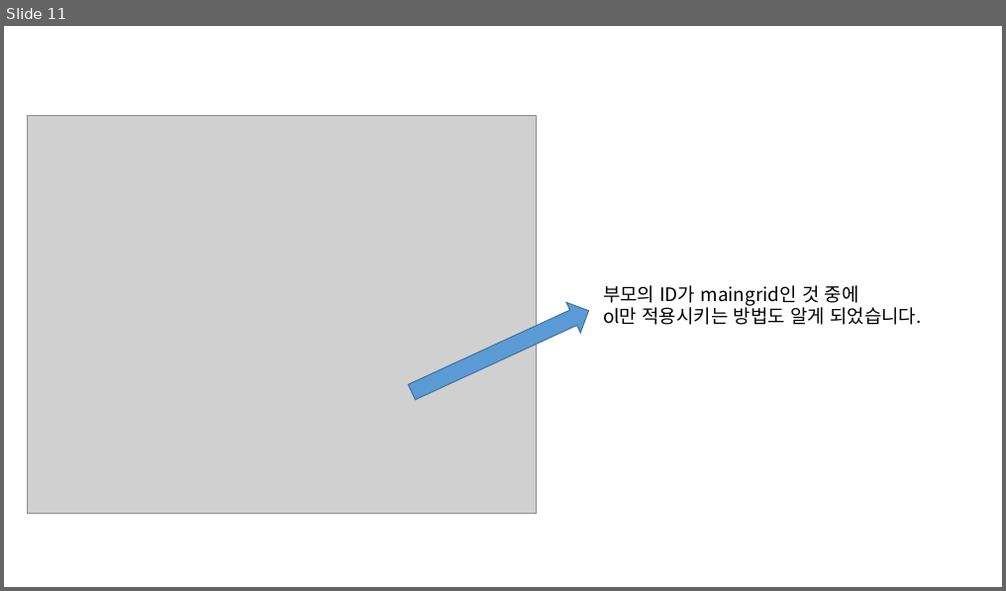
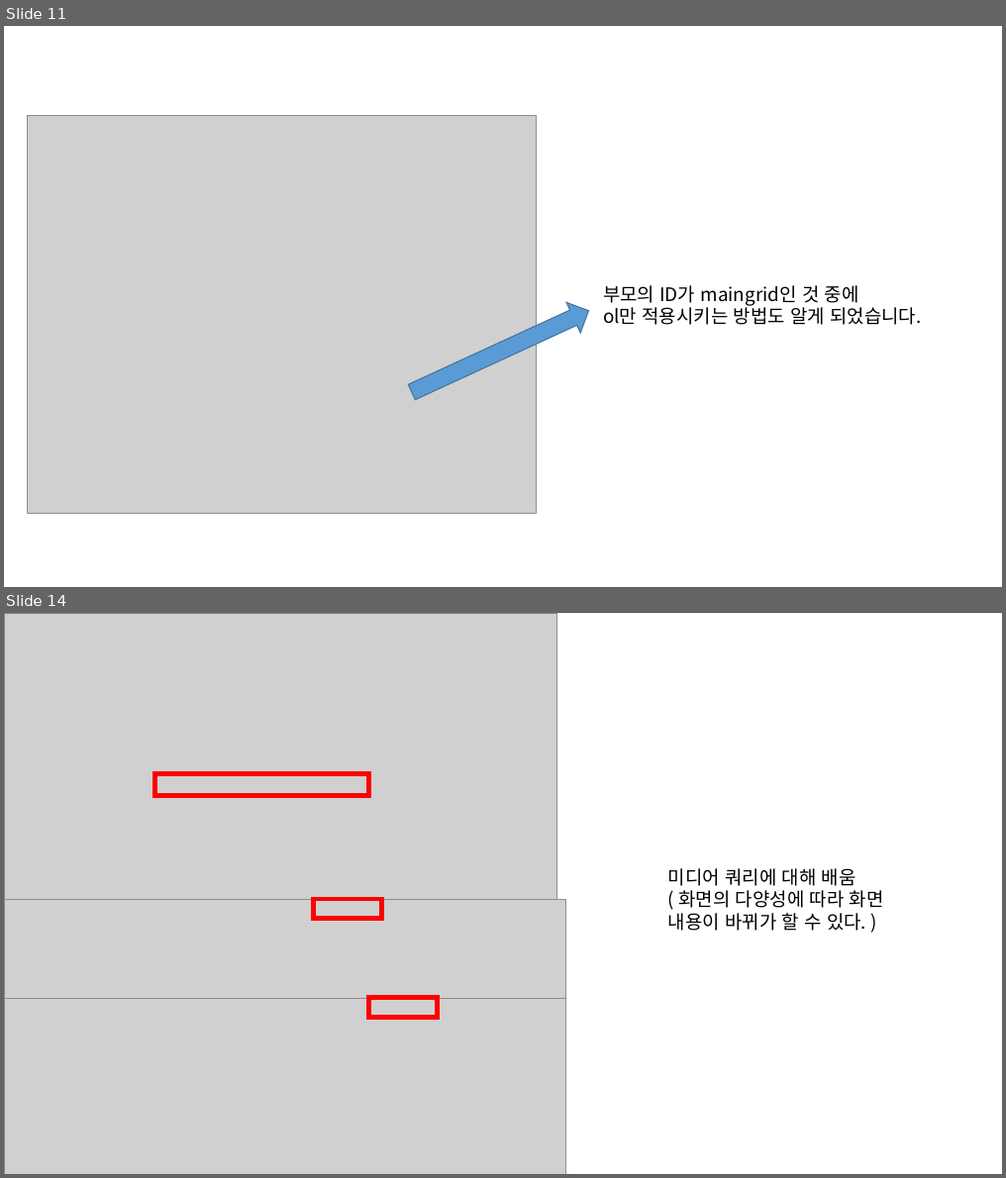
Before and after one commit to ehls1234/Coffee-web, a slide deck: 일지.pptx. Shown one above the other, each under a label of ours: slide 11 before the commit, slides 11 and 14 after it; the slides between them are not shown. The pictures are 1006x591 and 1006x1178 pixels, drawn with LibreOffice and Linux fonts; fonts in the diff are those of the drawing; grey boxes stand for pictures. Boxes give left, top, right and bottom in pixels: in the first picture for what was removed or moved away, otherwise in the second. Text is boxed around its words. In the diff, an @@ line names an element or a change of style, - is before the commit and + after.

Commit message:
주말 공부한 내용, 적용된 내용 업로드

```diff
--- a/일지.pptx
+++ b/일지.pptx
@@ slide 14 added at box(4, 613, 1002, 1174), background #FFFFFF @@
@@ picture added at box(4, 613, 557, 900) @@
@@ rectangle added at box(155, 774, 369, 796), outline #FF0000 4.5 pt @@
@@ text added at box(668, 868, 884, 931), 18 pt, text #000000 @@
+미디어 쿼리에 대해 배움
+( 화면의 다양성에 따라 화면
+내용이 바뀌가 할 수 있다. )
@@ picture added at box(4, 900, 566, 1075) @@
@@ rectangle added at box(314, 899, 382, 919), outline #FF0000 4.5 pt @@
@@ picture added at box(4, 998, 566, 1174) @@
@@ rectangle added at box(369, 998, 438, 1017), outline #FF0000 4.5 pt @@
```
Also in this commit, not shown: 6 other slides added, 10 other files.
